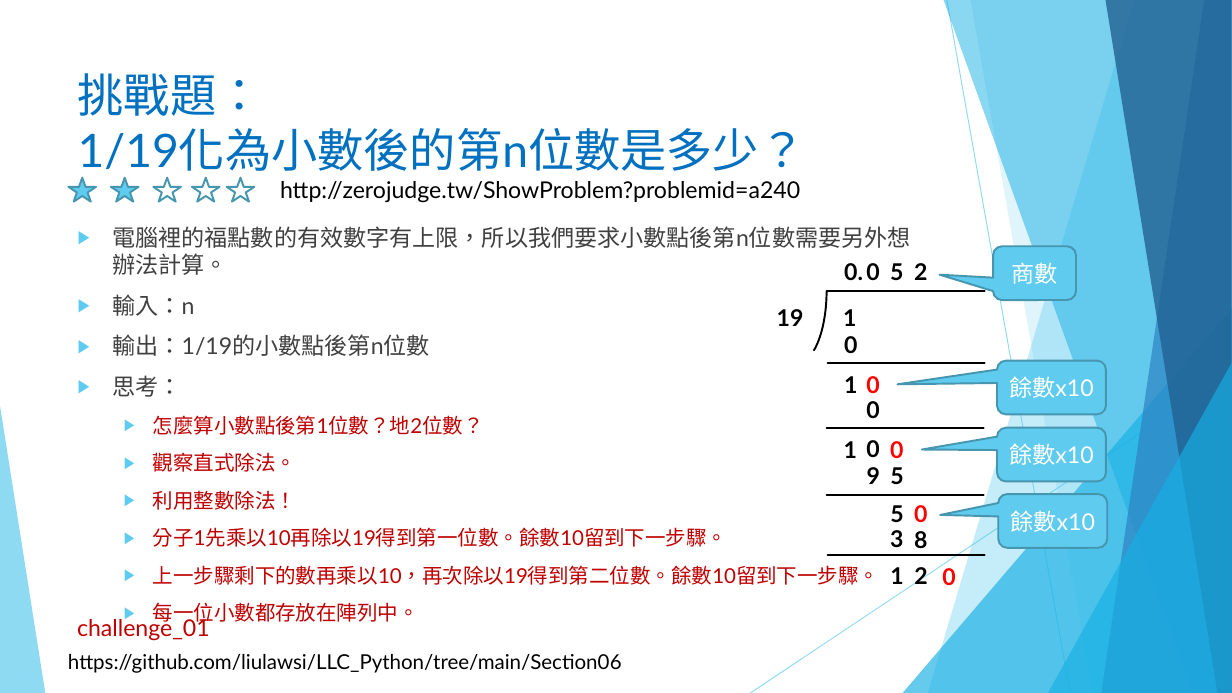
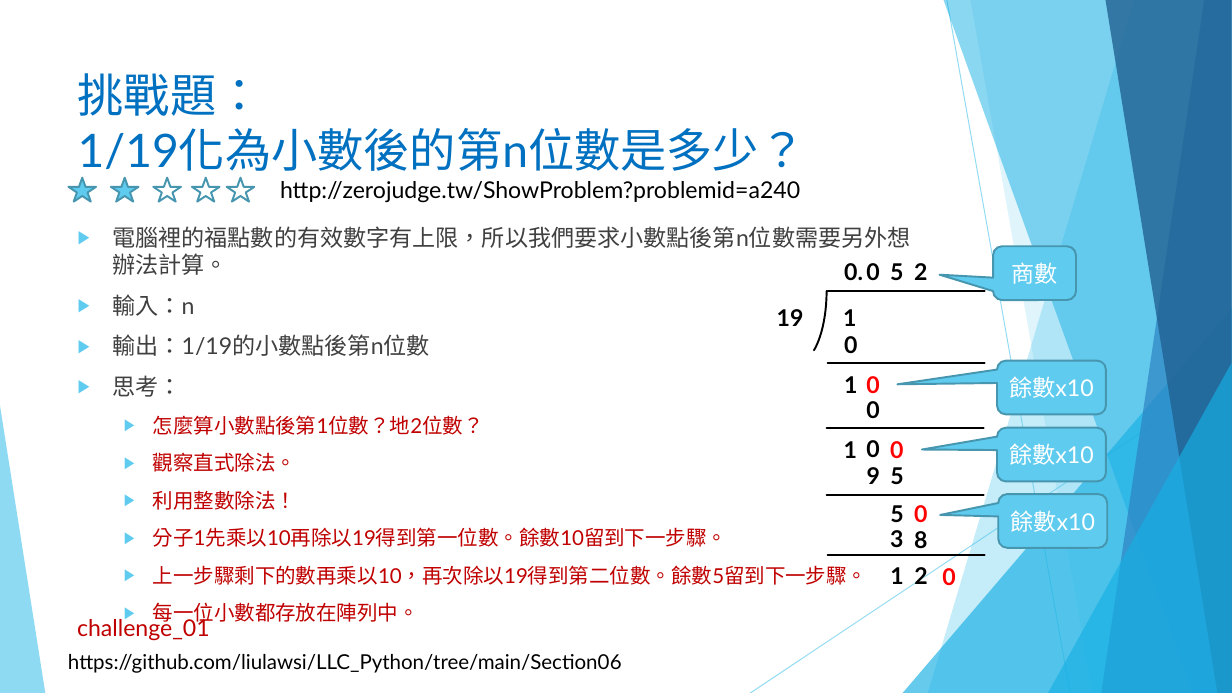
Before and after one commit to liulawsi/My_PPTs, a slide deck: slide 19 of LCC/Python/06_串列(List)一定要認識.pptx. Drawn at 1232x693 pixels with LibreOffice and Linux fonts; fonts in the diff are those of the drawing; background and template pictures are left out. Boxes give left, top, right and bottom in pixels: in the first picture for what was removed or moved away, otherwise in the second. Text is boxed around its words. In the diff, an @@ line names an element or a change of style, - is before the commit and + after.

```diff
--- a/LCC/Python/06_串列(List)一定要認識.pptx
+++ b/LCC/Python/06_串列(List)一定要認識.pptx
@@ text at <box>153,565,868,585</box>: text changed @@
-  ▶ 上一步驟剩下的數再乘以10，再次除以19得到第二位數。餘數10留到下一步驟。
+  ▶ 上一步驟剩下的數再乘以10，再次除以19得到第二位數。餘數5留到下一步驟。
```
Also in this commit, not shown: 2 other slides changed, 8 other files.
